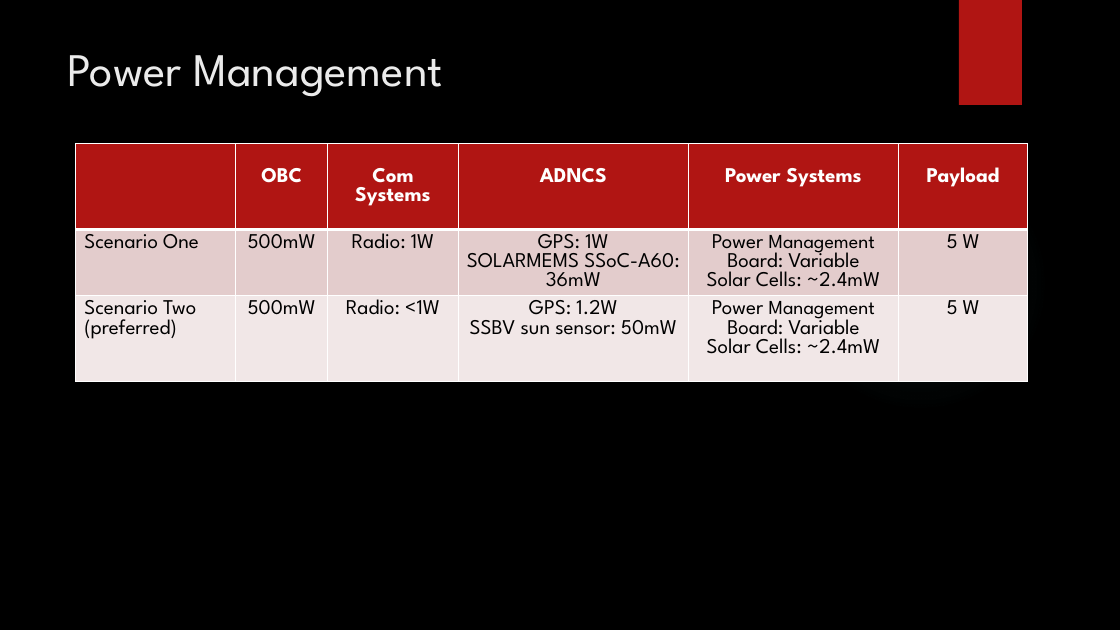
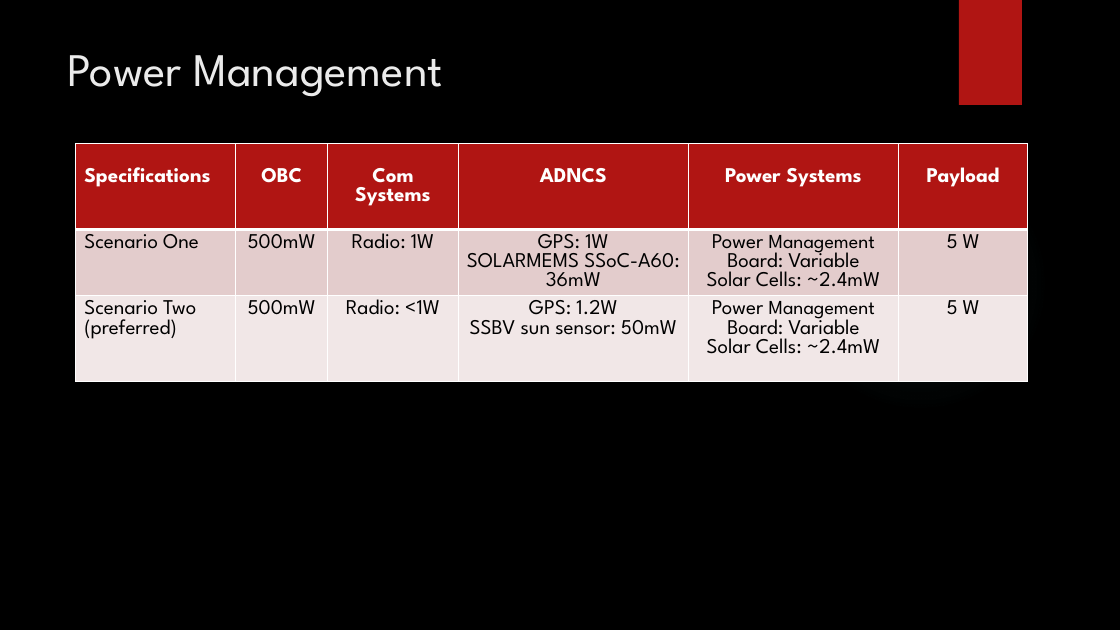
Before and after one commit to HASP-UMN/CubeSat, a slide deck: slide 24 of Presentations/PDR_Presentation.pptx. Drawn at 1120x630 pixels with LibreOffice and Linux fonts; fonts in the diff are those of the drawing; background and template pictures are left out. Boxes give left, top, right and bottom in pixels: in the first picture for what was removed or moved away, otherwise in the second. Text is boxed around its words. In the diff, an @@ line names an element or a change of style, - is before the commit and + after.

```diff
--- a/Presentations/PDR_Presentation.pptx
+++ b/Presentations/PDR_Presentation.pptx
@@ table at box(76, 144, 1028, 523) @@
-row 1, column 1: 
+row 1, column 1: Specifications
```
Also in this commit, not shown: 4 other slides changed.
